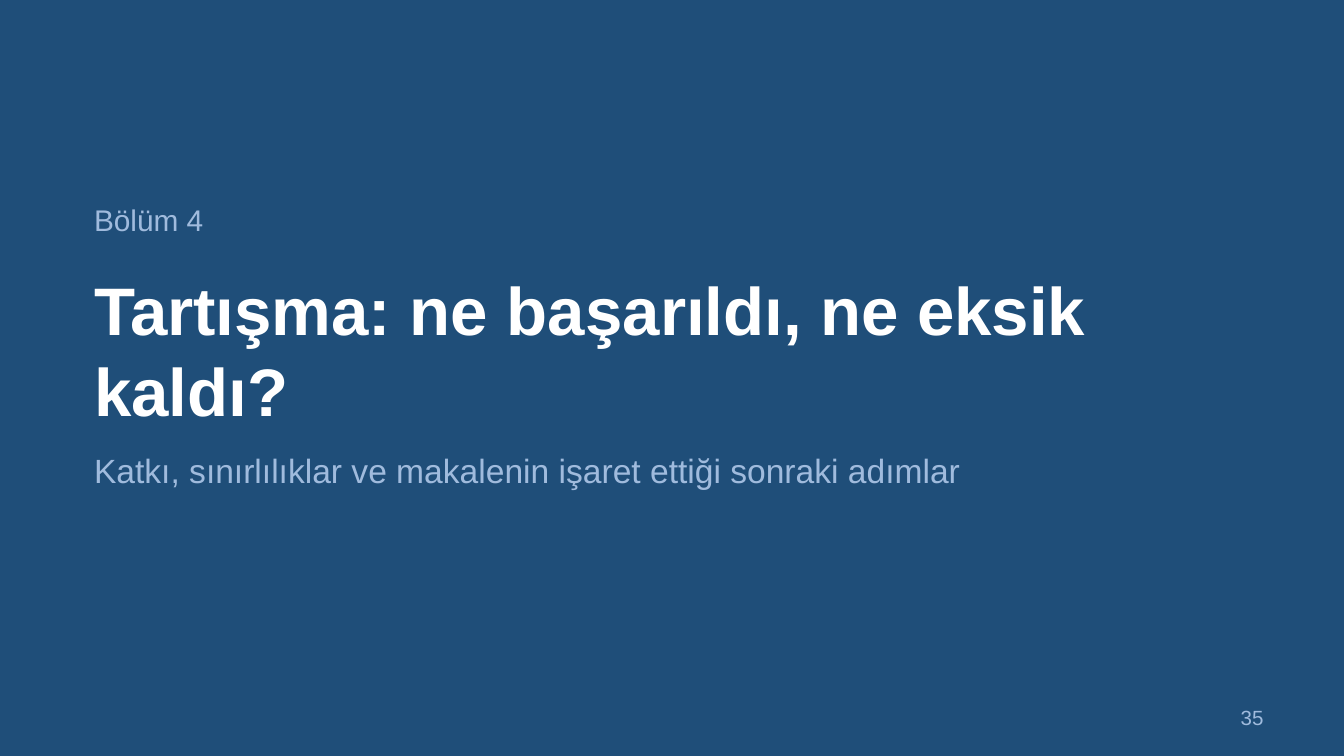
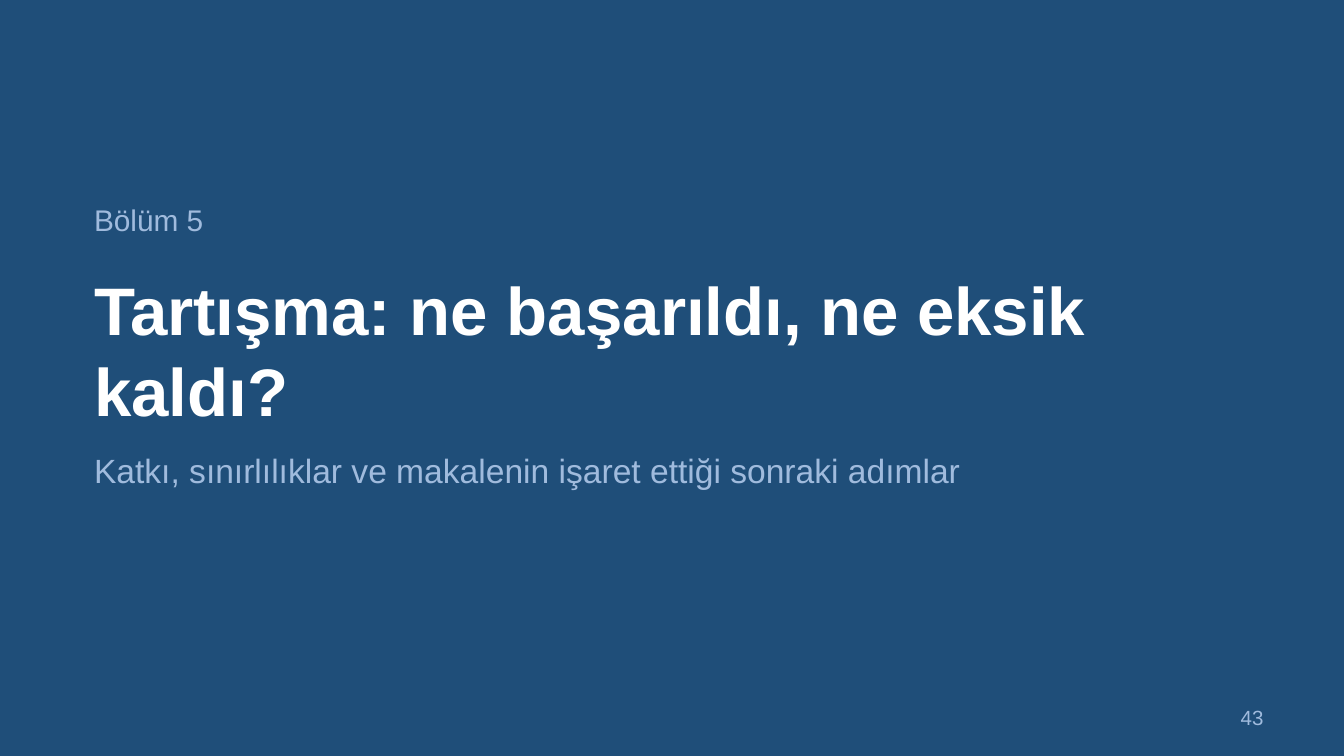
Before and after one commit to SamedBilginAlternet/zhou2022-swarm-sunum, a slide deck: slide 43 of Zhou2022_Suru_Sunumu.pptx (slide 35 before the commit). Drawn at 1344x756 pixels with LibreOffice and Linux fonts; fonts in the diff are those of the drawing. Boxes give left, top, right and bottom in pixels: in the first picture for what was removed or moved away, otherwise in the second. Text is boxed around its words. In the diff, an @@ line names an element or a change of style, - is before the commit and + after.

```diff
--- a/Zhou2022_Suru_Sunumu.pptx
+++ b/Zhou2022_Suru_Sunumu.pptx
@@ text at (x1=94, y1=209, x2=204, y2=231): text changed @@
-Bölüm 4
+Bölüm 5
@@ page number at (x1=1241, y1=711, x2=1264, y2=725): text changed @@
-35
+43
```
Also in this commit, not shown: 35 other slides changed, 8 slides added, 3 other files.
